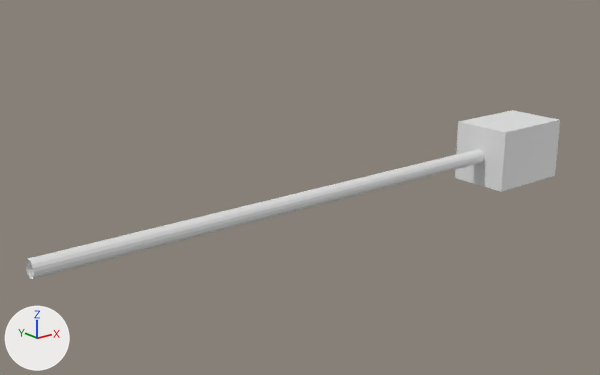
The Blender file JMESimpleExamples/assets/Models/simpleEditor/manipulators/manipulators.blend: old version first, new version second.
Camera for both pictures: a 50 mm camera at (-0.329, -0.939, 0.397) aimed at (0.453, 0.04, 0.006). Every picture has the same lights, and +X, +Y and +Z are marked at lower left. The same objects are shown in both versions, whatever each file hides. Objects named as collision shapes, trigger or cutter boxes, shadow casters or lower levels of detail are left out.

The first picture shows 'scale_x'.
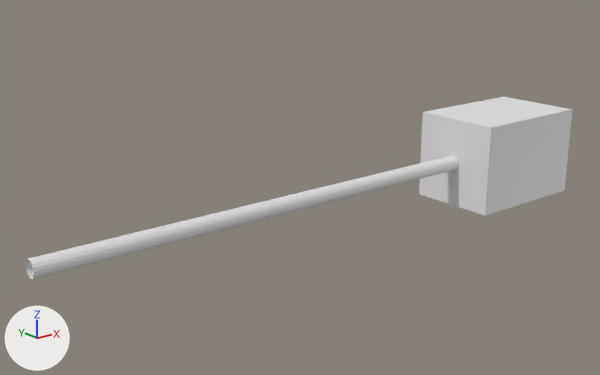
Where the change shows, as pixel boxes (x1, y1, x2, y2) in the pictures (600 x 375 px; the box of a moved part takes in the faces that stretch with it):
'scale_x', reshaped (8% taller)
    before: (25, 110, 560, 279)
    after: (25, 97, 573, 279)
part 1 of me_scale_x, moved or reshaped
    before: (455, 110, 560, 192)
    after: (419, 97, 573, 216)
part 2 of me_scale_x, moved or reshaped
    before: (25, 149, 485, 279)
    after: (25, 156, 459, 279)

The change in detail:
me_scale_x has 40 vertices, 22 faces and spans x 0.0..1.0, y -0.054..0.054, z -0.054..0.054.
me_scale_x is used by ob_scale_x; location (0.0, 0.0, 0.0).
me_scale_x part 1: the loose piece of 8 vertices spanning x 0.839..1.0, y -0.054..0.054, z -0.054..0.054 is scaled about its middle by (1.44, 1.43, 1.43), then moved by (-0.036, 0.0, 0.0).
me_scale_x part 2: all 16 vertices in x 0.839, y -0.013..0.013, z -0.013..0.013 are moved by (-0.071, 0.0, 0.0).
